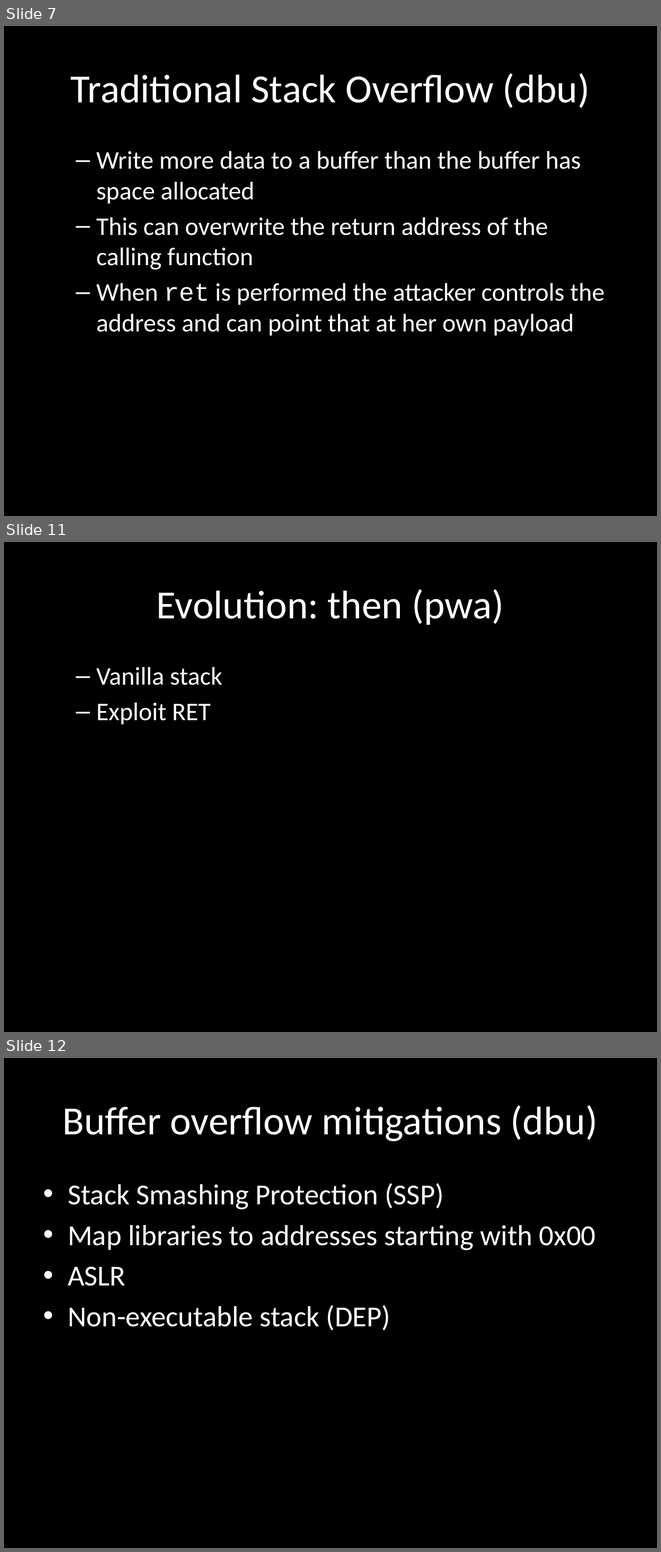
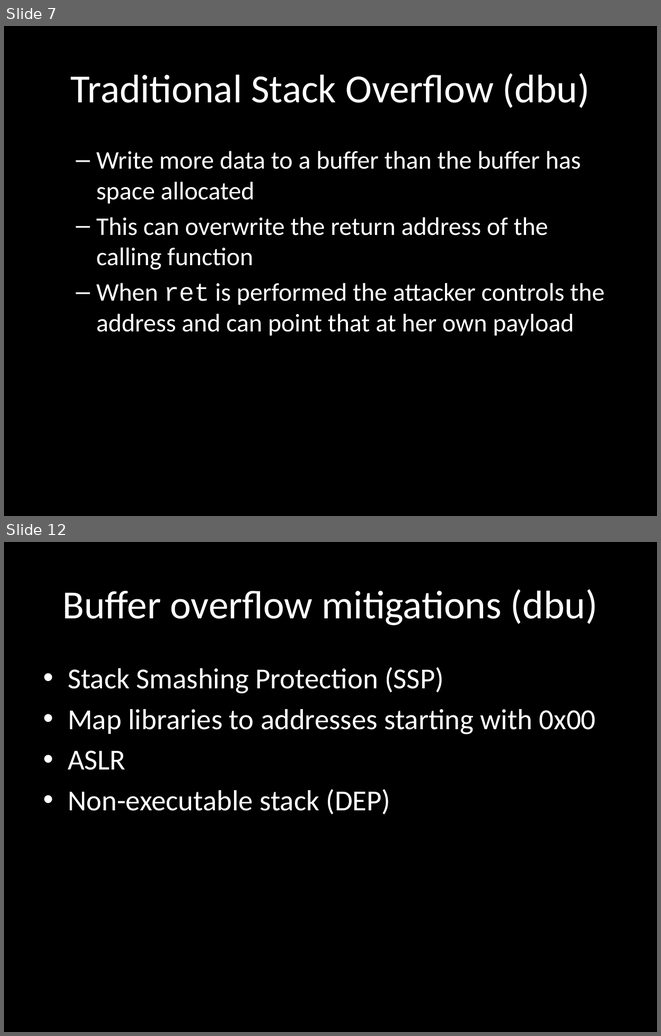
Before and after one commit to wuurrd/techzonepresentation, a slide deck: presentation.pptx. Shown one above the other, each under a label of ours: slides 7, 11 and 12 before the commit, slides 7 and 12 after it; the slides between them are not shown. The pictures are 661x1552 and 661x1036 pixels, drawn with LibreOffice and Linux fonts; fonts in the diff are those of the drawing. Boxes give left, top, right and bottom in pixels: in the first picture for what was removed or moved away, otherwise in the second. Text is boxed around its words. In the diff, an @@ line names an element or a change of style, - is before the commit and + after.

```diff
--- a/presentation.pptx
+++ b/presentation.pptx
@@ slide 11 removed at (4, 542, 657, 1032), background #000000 @@
@@ title removed at (157, 589, 504, 625) @@
-Evolution: then (pwa)
@@ text removed at (96, 667, 222, 724) @@
-  – Vanilla stack
-  – Exploit RET
```
Also in this commit, not shown: 2 slides changed, 13 slides added, 4 other slides removed.
